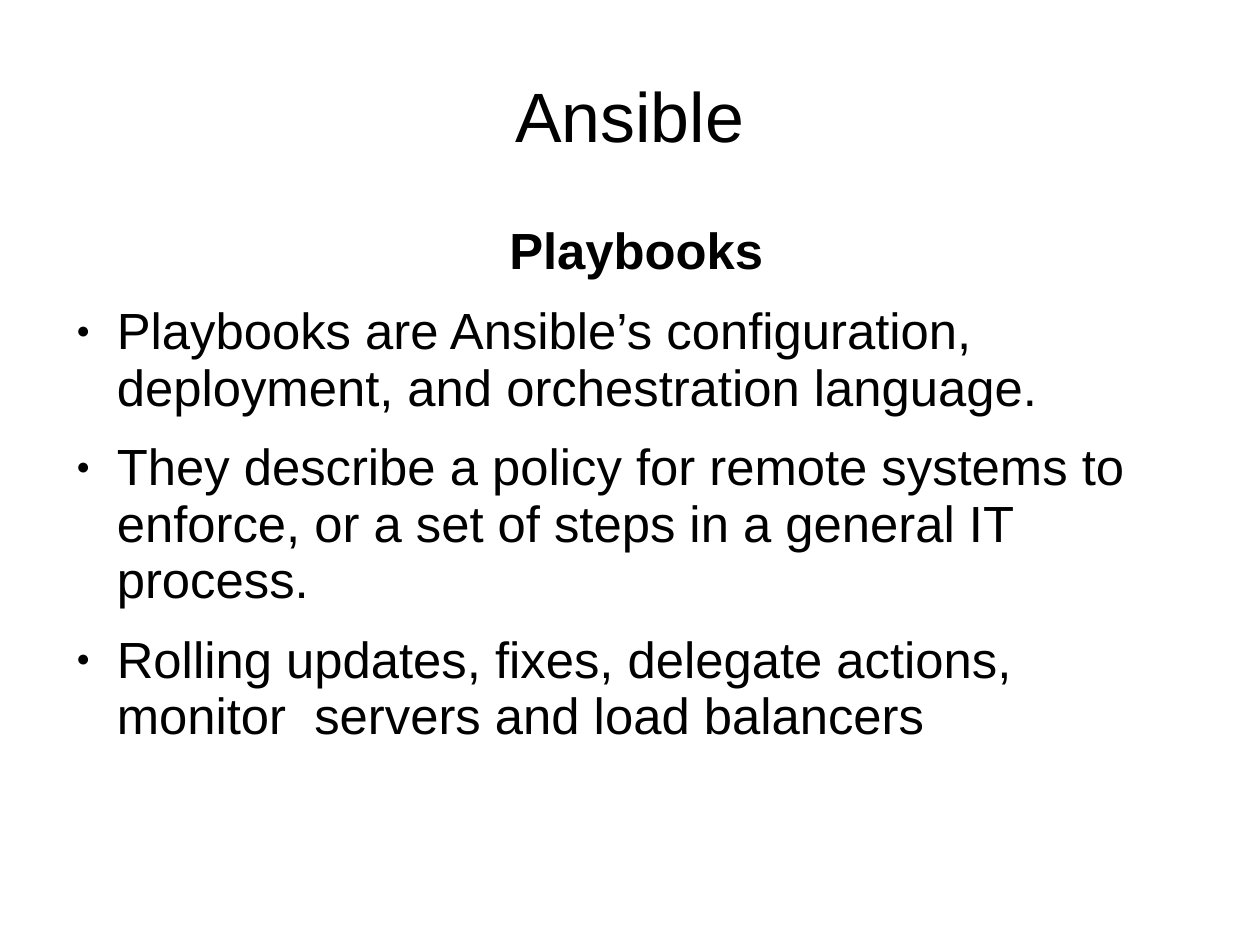
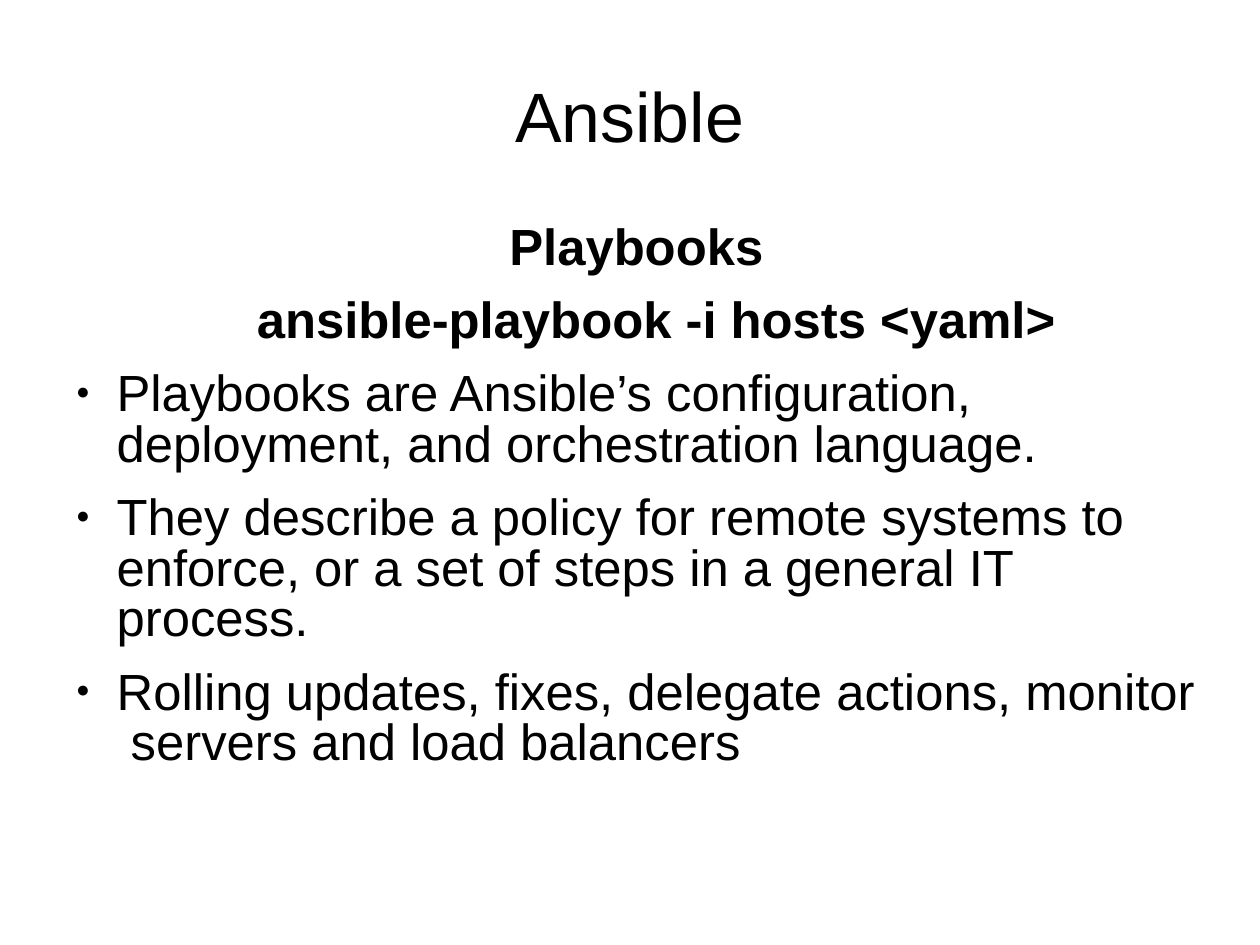
Before and after one commit to shivaraj-arch/devops, a slide deck: slide 8 of ansible.ppt. Drawn at 1260x945 pixels with LibreOffice and Linux fonts; fonts in the diff are those of the drawing. Boxes give left, top, right and bottom in pixels: in the first picture for what was removed or moved away, otherwise in the second. Text is boxed around its words. In the diff, an @@ line names an element or a change of style, - is before the commit and + after.

```diff
--- a/ansible.ppt
+++ b/ansible.ppt
@@ text at <box>117,228,1194,761</box>: line spacing 0.93 to 0.83 @@
@@ text at <box>257,301,1055,348</box>: paragraph added @@
+ansible-playbook -i hosts <yaml>
```
Also in this commit, not shown: 7 other slides changed.
